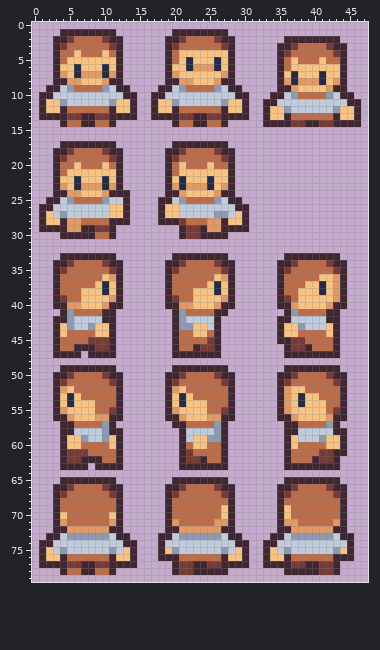
A sprite sheet gets an edit: tilesets/tilesheet-player.png. Above is the file before it was changed.
The file is 48x80 pixels.
Once edited:
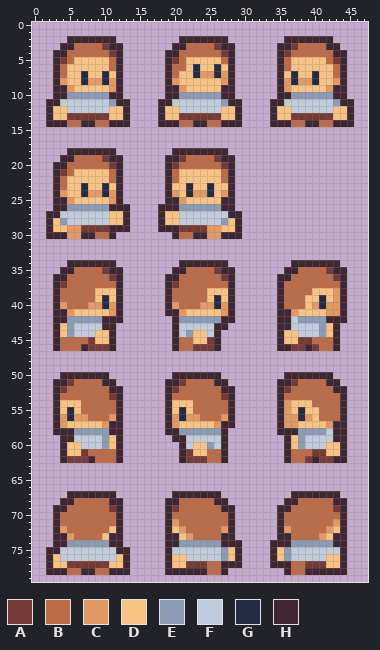
Palette (. is transparent): A #763b36  B #bd6c4a  C #e19a65  D #f7c282  E #8b9bb4  F #c0cbdc  G #262b44  H #3f2631
Diff:
y 1: x 4..11 HHHHHHHH -> ........; x 20..27 HHHHHHHH -> ........
y 2: x 3..10 HHABBBBA -> ..HHHHHH; x 12 H -> .; x 19..26 HHABBBBA -> ..HHHHHH; x 28 H -> .; x 43 H -> .
y 3: x 3..5 HAB -> .HH; x 10..11 BA -> AH; x 19..21 HAB -> .HH; x 26..27 BA -> AH; x 42 A -> H; x 44 H -> .
y 4: x 4 B -> H; x 6 D -> B; x 10..11 DB -> BA; x 20..27 BDDDDDDD -> HBBBBBBA; x 43 A -> H
y 5: x 4..5 BD -> AB; x 11 D -> B; x 20..22 BDG -> ABD; x 26..27 GD -> DB; x 38..40 BBB -> DDD; x 43 B -> A
y 6: x 4 D -> B; x 6 G -> D; x 10..11 GD -> DB; x 20..25 DDGCCC -> BBDGDD; x 43 D -> B
y 7: x 4 C -> B; x 6..9 GCCC -> DGDD; x 11 C -> D; x 20 C -> B; x 23..26 DDDD -> GCCG; x 40..41 DG -> GD; x 43 D -> B
y 8: x 4..11 HCCDDDCH -> CDDGCCGC; x 20..22 HCC -> CDD; x 26..27 CH -> DC; x 40..41 CG -> GD
y 9: x 2 H -> .; x 4..11 FEBBBBEF -> HCDDDDDC; x 13 H -> .; x 18 H -> .; x 20..27 FEBBBBEF -> HCDDDDDH; x 29 H -> .; x 36..37 HC -> CD
y 10: x 1..14 HHFFFFFFFFFFHH -> ..HHEEEEEEHH..; x 17..30 HHFFFFFFFFFFHH -> ..HHEEEEEEHH..; x 34 H -> .; x 36 F -> H; x 38..41 BBBB -> EEEE; x 43 F -> H; x 45 H -> .
y 11: x 1..4 HDDE -> .HHF; x 12..14 DDH -> HH.; x 17..20 HDDE -> .HHF; x 28..30 DDH -> HH.; x 33 H -> .; x 35 F -> H; x 43..44 FF -> EH; x 46 H -> .
y 12: x 1..2 HD -> .H; x 4..11 HBBBBBBH -> DFFFFFFD; x 13..14 DH -> H.; x 17..18 HD -> .H; x 20..27 HBBBBBBH -> DFFFFFFD; x 29..30 DH -> H.; x 33..34 HD -> .H; x 36 E -> D; x 43 E -> D; x 45..46 DH -> H.
y 13: x 1 H -> .; x 3..4 HH -> DD; x 7..8 HH -> AA; x 11..12 HH -> DD; x 14 H -> .; x 17 H -> .; x 19..20 HH -> DD; x 23..24 HH -> AA; x 27..28 HH -> DD; x 30 H -> .; x 33..34 HD -> .H; x 36..43 HBBBBBBH -> DAAAAAAD; x 45..46 DH -> H.
y 14: x 2..3 .. -> HH; x 12..13 .. -> HH; x 18..19 .. -> HH; x 28..29 .. -> HH; x 33 H -> .; x 37..38 AA -> BB; x 41..42 AA -> BB; x 46 H -> .
y 17: x 4..11 HHHHHHHH -> ........; x 20..27 HHHHHHHH -> ........
y 18: x 3..10 HHABBBBA -> ..HHHHHH; x 12 H -> .; x 19 H -> .; x 21..26 ABBBBA -> HHHHHH; x 28 H -> .
y 19: x 3..5 HAB -> .HH; x 10..11 BA -> AH; x 20..21 AB -> HA; x 26..27 BA -> AH
y 20: x 4 B -> H; x 6 D -> B; x 10..11 DB -> BA; x 20..21 BD -> AB; x 25 D -> B; x 27 B -> A
y 21: x 4..5 BD -> AB; x 11 D -> B; x 27 D -> B
y 22: x 4 D -> B; x 6 G -> D; x 10..11 GD -> DB; x 20..21 DG -> BD; x 25 G -> D; x 27 D -> B
y 23: x 4 C -> B; x 6..9 GCCC -> DGDD; x 11 C -> D; x 20..24 CGCCC -> DDGDD; x 27 C -> D
y 24: x 4..11 HCCDDDCH -> CDDGCCGC; x 13 H -> .; x 20..27 HCDDDDCH -> CDGCCGDC
y 25: x 2 H -> .; x 4..13 FEBBBBEFFH -> HCDDDDDCH.; x 18 H -> .; x 20..27 FEBBBBEF -> HCDDDDDH; x 29 H -> .
y 26: x 1..12 HHFFFFFFFFDD -> ..HHEEEEEEHH; x 19..30 DDFFFFFFFFHH -> HHEEEEEEHH..
y 27: x 1..4 HDFE -> .HHF; x 26..30 EEFDH -> FFHH.
y 28: x 1..2 HD -> .H; x 4..12 HCCBBBBHH -> EFFFFFFDD; x 19..27 HHABBBCCH -> DDFFFFFFE; x 29..30 DH -> H.
y 29: x 1 H -> .; x 3..4 HH -> DD; x 7..8 HH -> AA; x 12..13 .. -> HH; x 18..21 ...H -> HHHA; x 24 H -> A; x 27..28 HH -> DD; x 30 H -> .
y 30: x 2..3 .. -> HH; x 5..6 HH -> CC; x 20..23 .HAA -> HBBH; x 25..26 HH -> CC; x 28..29 .. -> HH
y 33: x 4..11 HHHHHHHH -> ........; x 20..27 HHHHHHHH -> ........; x 36..43 HHHHHHHH -> ........
y 34: x 3..10 HHABBBBA -> ..HHHHHH; x 12 H -> .; x 19..26 HHABBBBA -> ..HHHHHH; x 28 H -> .; x 35..42 HHABBBBA -> ..HHHHHH; x 44 H -> .
y 35: x 3..5 HAB -> .HH; x 10..11 BA -> AH; x 19..21 HAB -> .HH; x 26..27 BA -> AH; x 35..37 HAB -> .HH; x 42..43 BA -> AH
y 36: x 4 B -> H; x 10..11 DC -> BA; x 20 B -> H; x 26..27 DC -> BA; x 36 B -> H; x 41..43 DDC -> BBA
y 37: x 4 B -> A; x 9..11 DGD -> BBB; x 20 B -> A; x 25..27 DGD -> BBB; x 39..43 DDGDC -> BBBBB
y 38: x 7..8 DD -> BB; x 10 G -> D; x 23..24 DD -> BB; x 26 G -> D; x 38..39 DD -> BB; x 41 G -> D
y 39: x 4 A -> B; x 7..8 DD -> BB; x 10..11 DC -> GD; x 20 A -> B; x 23..24 DD -> BB; x 26..27 DC -> GD; x 36 A -> B; x 38 D -> B; x 41 D -> G
y 40: x 4..11 HCCDDDCH -> CBBBCCGC; x 20..27 HCCDDDCH -> CBBBCCGC; x 36..38 HCD -> BBB; x 40..41 DD -> CG; x 43 H -> C
y 41: x 3 . -> H; x 5..12 EBBBBHH. -> CDDDDDCH; x 19 . -> H; x 21..28 EBBBBHH. -> CDDDDDCH; x 35 . -> H; x 37..44 EBBBBHH. -> CDDDDCCH
y 42: x 6..9 FFFF -> EEEE; x 12 . -> H; x 22..28 FFFFH.. -> EEEEEHH; x 38..41 FFFF -> EEEE; x 44 . -> H
y 43: x 8..10 EDD -> FFH; x 21..24 EEDD -> FFFF; x 27 . -> H; x 36..38 DDE -> HFF; x 41 F -> E
y 44: x 5..8 BBBB -> EFFF; x 21..22 BB -> FE; x 25 B -> F; x 38..41 BBBB -> FFFE
y 45: x 9..10 AA -> DD; x 23..24 BB -> DD; x 36..37 HA -> DD; x 39 B -> A
y 46: x 6 H -> B; x 8 H -> A; x 23 H -> A; x 35 . -> H; x 40 B -> A
y 47: x 3..6 HHHH -> ....; x 8..11 HHHH -> ....; x 20..26 HHHHHHH -> .......; x 36..43 HHHHHHHH -> ........
y 49: x 4..11 HHHHHHHH -> ........; x 20..27 HHHHHHHH -> ........; x 36..43 HHHHHHHH -> ........
y 50: x 3 H -> .; x 5..12 ABBBBAHH -> HHHHHH..; x 19 H -> .; x 21..28 ABBBBAHH -> HHHHHH..; x 35 H -> .; x 37..44 ABBBBAHH -> HHHHHH..
y 51: x 4..5 AB -> HA; x 10..12 BAH -> HH.; x 20..21 AB -> HA; x 26..28 BAH -> HH.; x 36..37 AB -> HA; x 42..44 BAH -> HH.
y 52: x 4..5 CD -> AB; x 11 B -> H; x 20..21 CD -> AB; x 27 B -> H; x 36..38 CDD -> ABB; x 43 B -> H
y 53: x 4..6 DGD -> BBB; x 11 B -> A; x 20..22 DGD -> BBB; x 27 B -> A; x 36..40 CDGDD -> BBBBB
y 54: x 5 G -> D; x 7..8 DD -> BB; x 21 G -> D; x 23..24 DD -> BB; x 38 G -> D; x 40..41 DD -> BB
y 55: x 4..5 CD -> DG; x 7..8 DD -> BB; x 11 A -> B; x 20..21 CD -> DG; x 23..24 DD -> BB; x 27 A -> B; x 38 D -> G; x 41 D -> B; x 43 A -> B
y 56: x 4..11 HCDDDCCH -> CGCCBBBC; x 20..27 HCDDDCCH -> CGCCBBBC; x 36 H -> C; x 38..39 DD -> GC; x 41..43 DCH -> BBB
y 57: x 3..10 .HHBBBBE -> HCDDDDDC; x 12 . -> H; x 19..26 .HHBBBBE -> HCDDDDDC; x 28 . -> H; x 35..42 .HHBBBBE -> HCCDDDDC; x 44 . -> H
y 58: x 3 . -> H; x 6..9 FFFF -> EEEE; x 19..25 ..HFFFF -> HHEEEEE; x 35 . -> H; x 38..41 FFFF -> EEEE
y 59: x 5..7 DDE -> HFF; x 20 . -> H; x 23..26 DDEE -> FFFF; x 38 F -> E; x 41..43 EDD -> FFH
y 60: x 7..10 BBBB -> FFFE; x 22 B -> F; x 25..26 BB -> EF; x 38..41 BBBB -> EFFF
y 61: x 5..6 AA -> DD; x 23..24 BB -> DD; x 40 B -> A; x 42..43 AH -> DD
y 62: x 7 H -> A; x 9 H -> B; x 24 H -> A; x 39 B -> A; x 44 . -> H
y 63: x 4..7 HHHH -> ....; x 9..12 HHHH -> ....; x 21..27 HHHHHHH -> .......; x 36..43 HHHHHHHH -> ........
y 65: x 4..11 HHHHHHHH -> ........; x 20..27 HHHHHHHH -> ........; x 36..43 HHHHHHHH -> ........
y 66: x 3..12 HHABBBBAHH -> ..........; x 19..28 HHABBBBAHH -> ..........; x 35..44 HHABBBBAHH -> ..........
y 67: x 3..12 HABBBBBBAH -> ..HHHHHHH.; x 19..28 HABBBBBBAH -> .HHHHHHH..; x 35..44 HABBBBBBAH -> ..HHHHHHH.
y 68: x 3..5 HBB -> .HH; x 11 B -> H; x 20 B -> H; x 26..28 BBH -> HH.; x 35..37 HBB -> .HH; x 43 B -> H
y 69: x 4 B -> H; x 11 B -> A; x 20 B -> A; x 27 D -> H; x 36 D -> H; x 43 B -> A
y 70: x 4 D -> B; x 11 D -> B; x 27 D -> B; x 36 D -> B
y 71: x 4 C -> B; x 11 C -> B; x 26..27 CC -> BB; x 36..37 CC -> BB
y 72: x 4..11 HCCCCCCH -> CBBBBBBD; x 20 H -> D; x 22..27 CCCCCH -> BBBBBC; x 36..41 HCCCCC -> CBBBBB; x 43 H -> D
y 73: x 2 H -> .; x 4..11 FEEEEEEF -> HCBBBBDH; x 13 H -> .; x 18 H -> .; x 20..27 FEEEEEEF -> HDCBBBBH; x 29 H -> .; x 34 H -> .; x 36..43 FEEEEEEF -> HBBBBCDH; x 45 H -> .
y 74: x 1..14 HHFFFFFFFFFFHH -> ..HHEEEEEEHH..; x 18..28 HFFFFFFFFFF -> .HHEEEEEEHH; x 30 H -> .; x 33 H -> .; x 35..45 FFFFFFFFFFH -> HHEEEEEEHH.
y 75: x 1..4 HDFE -> .HHF; x 11..14 EFDH -> FHH.; x 18..20 HDE -> .HF; x 28..30 FDH -> DH.; x 33..35 HDF -> .HD; x 43..45 EDH -> FH.
y 76: x 1..2 HD -> .H; x 4..11 HBBBBBBH -> FFFFFFFF; x 13..14 DH -> H.; x 18 H -> .; x 20..27 HBBBBBBH -> DDFFFFFE; x 29..30 DH -> H.; x 33..34 HD -> .H; x 36..43 HBBBBBBH -> EFFFFFDD; x 45 H -> .
y 77: x 1 H -> .; x 3..4 HH -> DD; x 7..8 HH -> AA; x 11..12 HH -> DD; x 14 H -> .; x 19..21 .HA -> HDD; x 23..26 HHAA -> AABB; x 30 H -> .; x 33 H -> .; x 37..40 AAHH -> BBAA; x 42..44 AH. -> DDH
y 78: x 2..3 .. -> HH; x 12..13 .. -> HH; x 19 . -> H; x 21..22 AA -> HH; x 25..26 HH -> BB; x 37..38 HH -> BB; x 41..42 AA -> HH; x 44 . -> H
